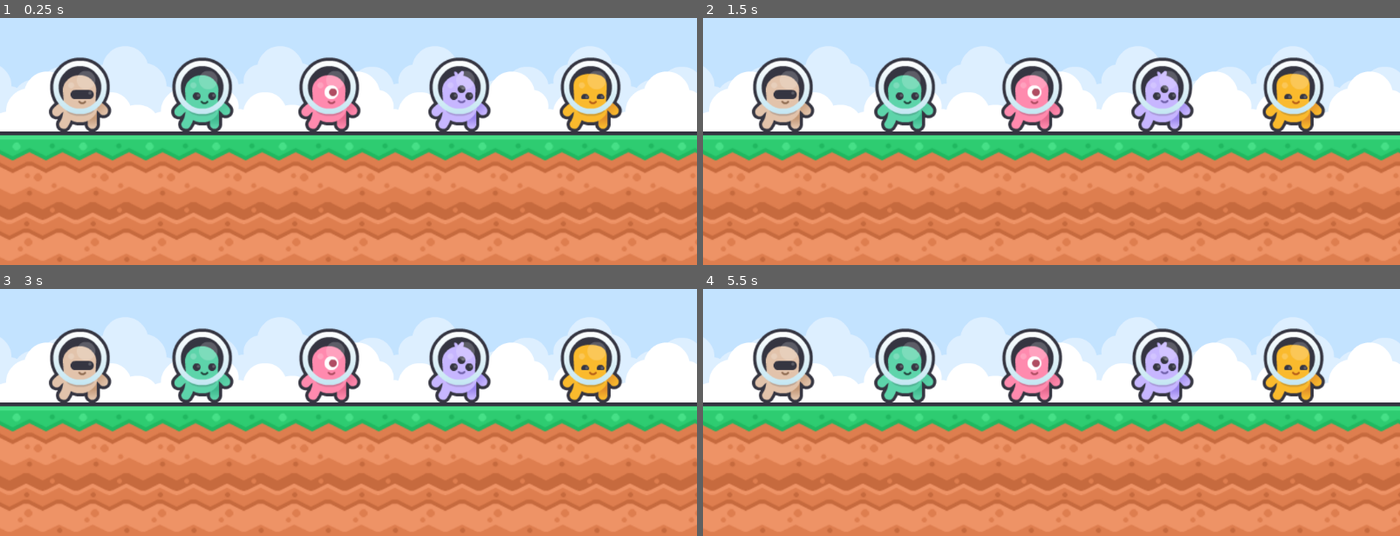
Above: before the commit, frames 1-4 (two rows, left to right).
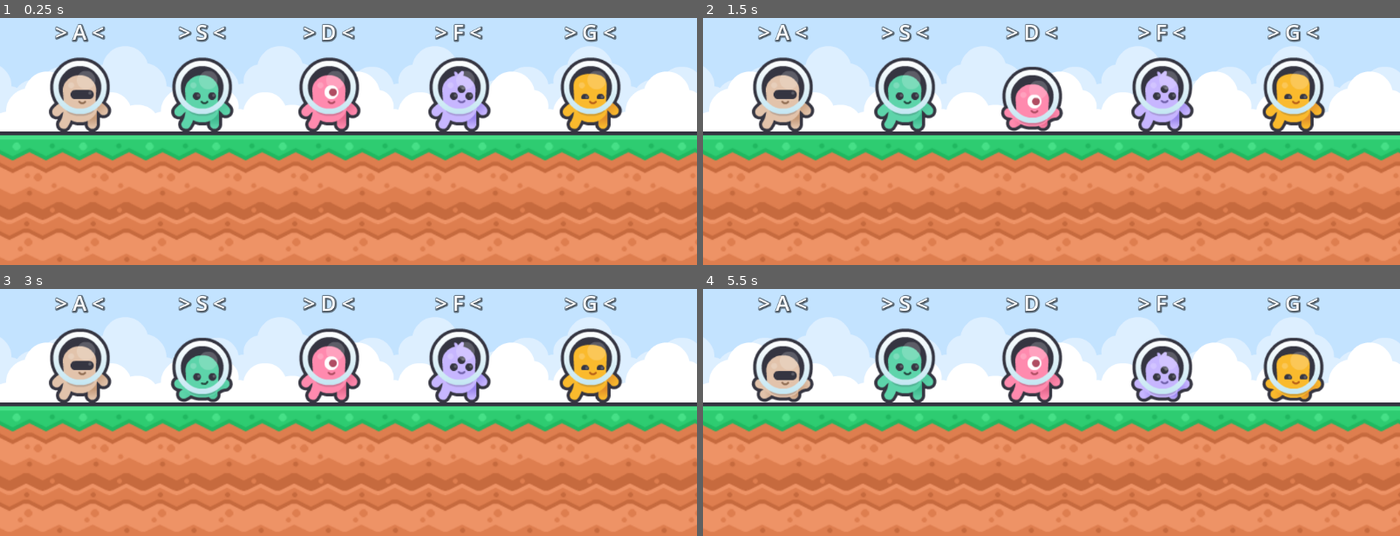
Above: after the commit, the same moments.

Repository: ItzLullyx/exercice-1-inter-ludique
Game: Godot game, scene res://node_2d.tscn
Same seed, same stepped clock (60 frames per second), same inputs: the game is played once before the commit and once after it. The project has no main scene, so this scene is started directly.
Inputs:
- Up to frame 1 (0.25 s): no input
- Up to frame 2 (1.5 s): tap Enter at 0.5 s; hold D 0.53-1.28 s; tap F at 0.6 s; tap G at 0.8, 1.35 s; hold S from 1.28 s (still down)
- Up to frame 3 (3 s): tap F at 1.55, 2.1 s; release S at 2.03 s; hold D from 2.03 s (still down); tap G at 2.3, 2.85 s
- Up to frame 4 (5.5 s): tap F at 3.05, 3.6, 4.55, 5.1 s; release D at 3.53 s; hold A 3.53-5.03 s; tap G at 3.8, 4.35, 5.3 s; hold S from 5.03 s (still down)

The runs differ from the first frame. In frame 1, 1.2% of the frame differs, in the area x 7-89%, y 2-10%; in frame 2, 3.0%; in frame 3, 3.0%; in frame 4, 6.5%, in the area x 6-90%, y 2-46%.

Commit message:
Code addition

Diff:
--- a/test/node_2d.gd
+++ b/test/node_2d.gd
@@ -1 +1,57 @@
 extends Node2D
+
+@onready var anim_beige: AnimatedSprite2D = $Beige
+var playing_beige := false
+
+@onready var anim_green: AnimatedSprite2D = $Green
+var playing_green := false
+
+@onready var anim_pink: AnimatedSprite2D = $Pink
+var playing_pink := false
+
+@onready var anim_purple: AnimatedSprite2D = $Purple
+var playing_purple := false
+
+@onready var anim_yellow: AnimatedSprite2D = $Yellow
+var playing_yellow := false
+
+func _input(event: InputEvent) -> void:
+	if event is InputEventKey and event.pressed and event.keycode == KEY_A:
+		if playing_beige:
+			anim_beige.stop()
+			playing_beige = false
+		else:
+			anim_beige.play("default")
+			playing_beige = true
+
+	if event is InputEventKey and event.pressed and event.keycode == KEY_S:
+		if playing_green:
+			anim_green.stop()
+			playing_green = false
+		else:
+			anim_green.play("default")
+			playing_green = true
+
+	if event is InputEventKey and event.pressed and event.keycode == KEY_D:
+		if playing_pink:
+			anim_pink.stop()
+			playing_pink = false
+		else:
+			anim_pink.play("default")
+			playing_pink = true
+
+	if event is InputEventKey and event.pressed and event.keycode == KEY_F:
+		if playing_purple:
+			anim_purple.stop()
+			playing_purple = false
+		else:
+			anim_purple.play("default")
+			playing_purple = true
+
+	if event is InputEventKey and event.pressed and event.keycode == KEY_G:
+		if playing_yellow:
+			anim_yellow.stop()
+			playing_yellow = false
+		else:
+			anim_yellow.play("default")
+			playing_yellow = true
--- a/test/node_2d.tscn
+++ b/test/node_2d.tscn
@@ -86,6 +86,14 @@
 "speed": 10.0
 }]
 
+[sub_resource type="SystemFont" id="SystemFont_d2bti"]
+
+[sub_resource type="LabelSettings" id="LabelSettings_ta5nu"]
+font = SubResource("SystemFont_d2bti")
+font_size = 35
+shadow_size = 9
+shadow_color = Color(0, 0, 0, 0.5019608)
+
 [node name="Node2D" type="Node2D"]
 script = ExtResource("1_4d7sh")
 
@@ -256,3 +264,48 @@
 position = Vector2(976, 347)
 scale = Vector2(1.27344, 1.27344)
 sprite_frames = SubResource("SpriteFrames_flf07")
+
+[node name="A" type="Label" parent="."]
+offset_left = 91.0
+offset_top = 238.0
+offset_right = 172.0
+offset_bottom = 287.0
+text = "> A <"
+label_settings = SubResource("LabelSettings_ta5nu")
+horizontal_alignment = 1
+
+[node name="S" type="Label" parent="."]
+offset_left = 293.0
+offset_top = 238.0
+offset_right = 374.0
+offset_bottom = 287.0
+text = "> S <"
+label_settings = SubResource("LabelSettings_ta5nu")
+horizontal_alignment = 1
+
+[node name="D" type="Label" parent="."]
+offset_left = 501.0
+offset_top = 238.0
+offset_right = 585.0
+offset_bottom = 287.0
+text = "> D <"
+label_settings = SubResource("LabelSettings_ta5nu")
+horizontal_alignment = 1
+
+[node name="F" type="Label" parent="."]
+offset_left = 716.0
+offset_top = 238.0
+offset_right = 800.0
+offset_bottom = 287.0
+text = "> F <"
+label_settings = SubResource("LabelSettings_ta5nu")
+horizontal_alignment = 1
+
+[node name="G" type="Label" parent="."]
+offset_left = 933.0
+offset_top = 238.0
+offset_right = 1017.0
+offset_bottom = 287.0
+text = "> G <"
+label_settings = SubResource("LabelSettings_ta5nu")
+horizontal_alignment = 1
Not shown: 1 places in test/node_2d.tscn that only renumber resources
